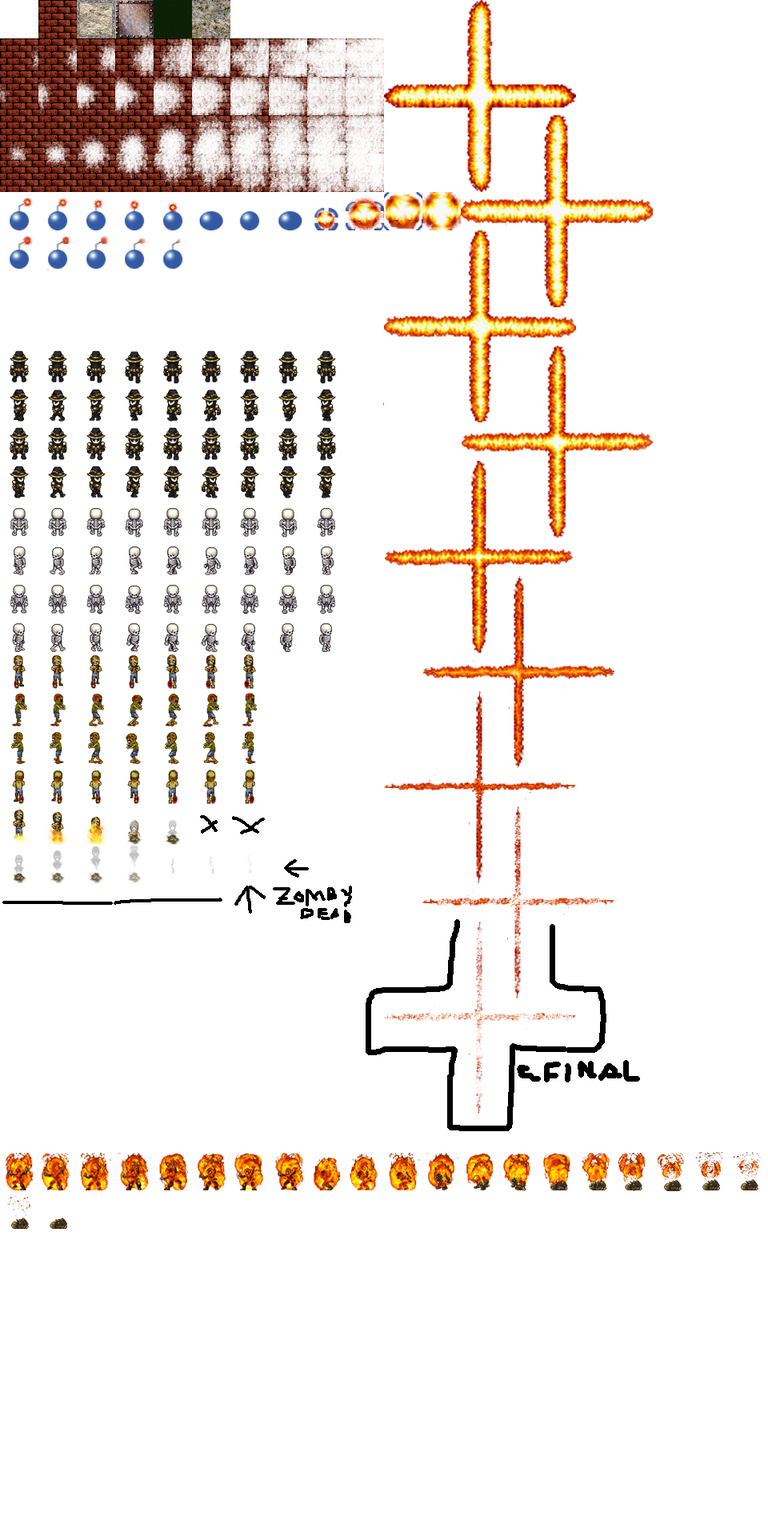
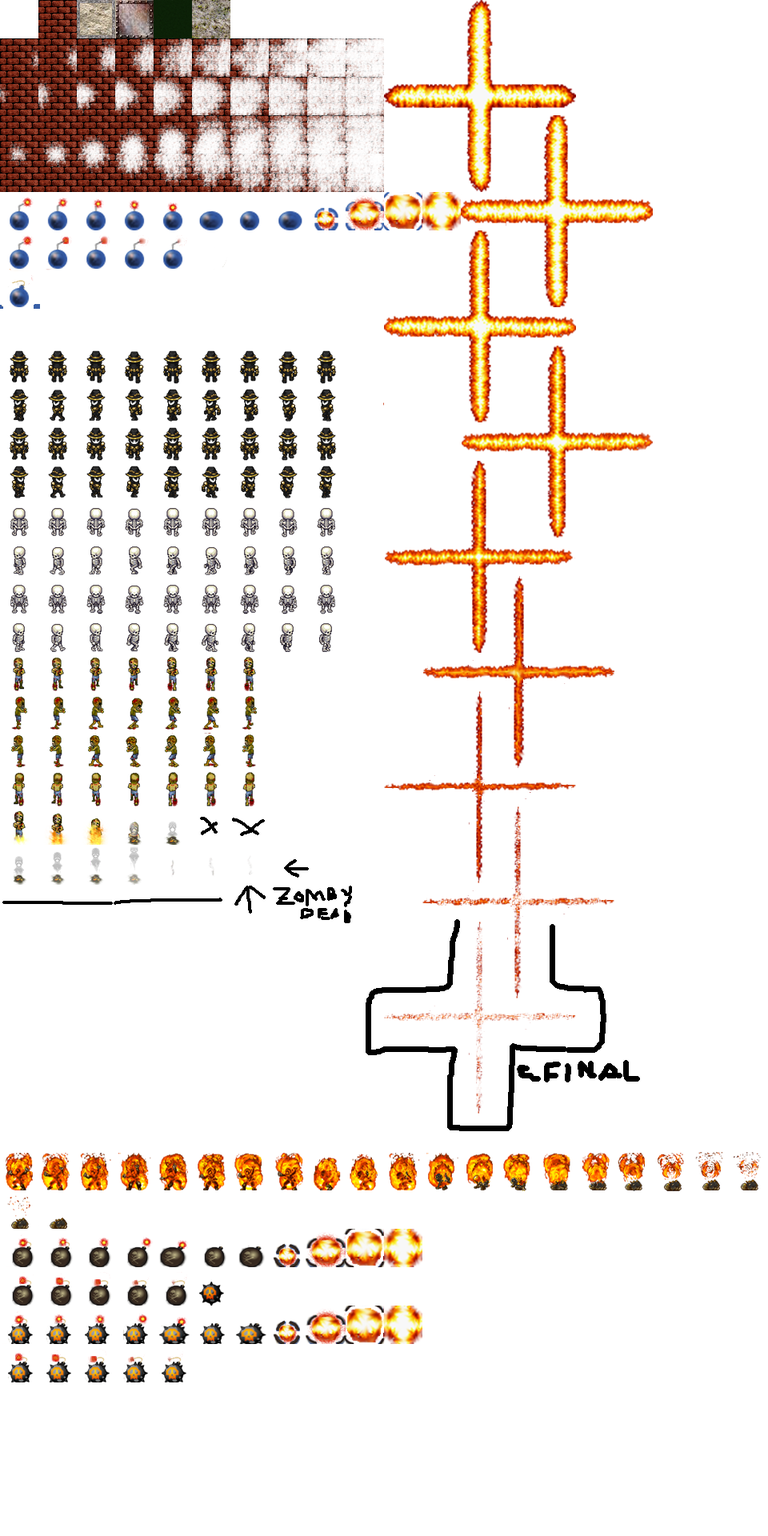
Layered file, before and after one edit (768 x 1536). Changes by layer:
renamed "Слой 1" to "Слой 2", painted on it over [0, 212, 423, 1383]
